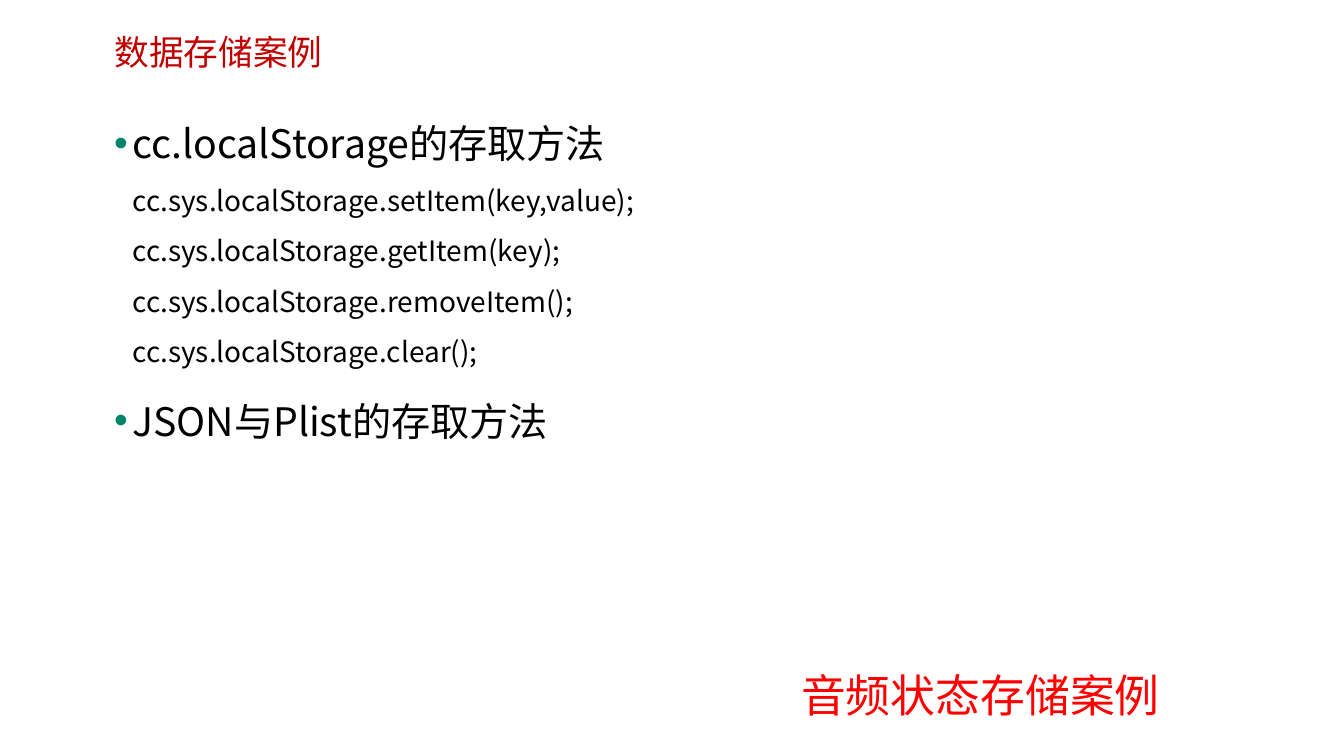
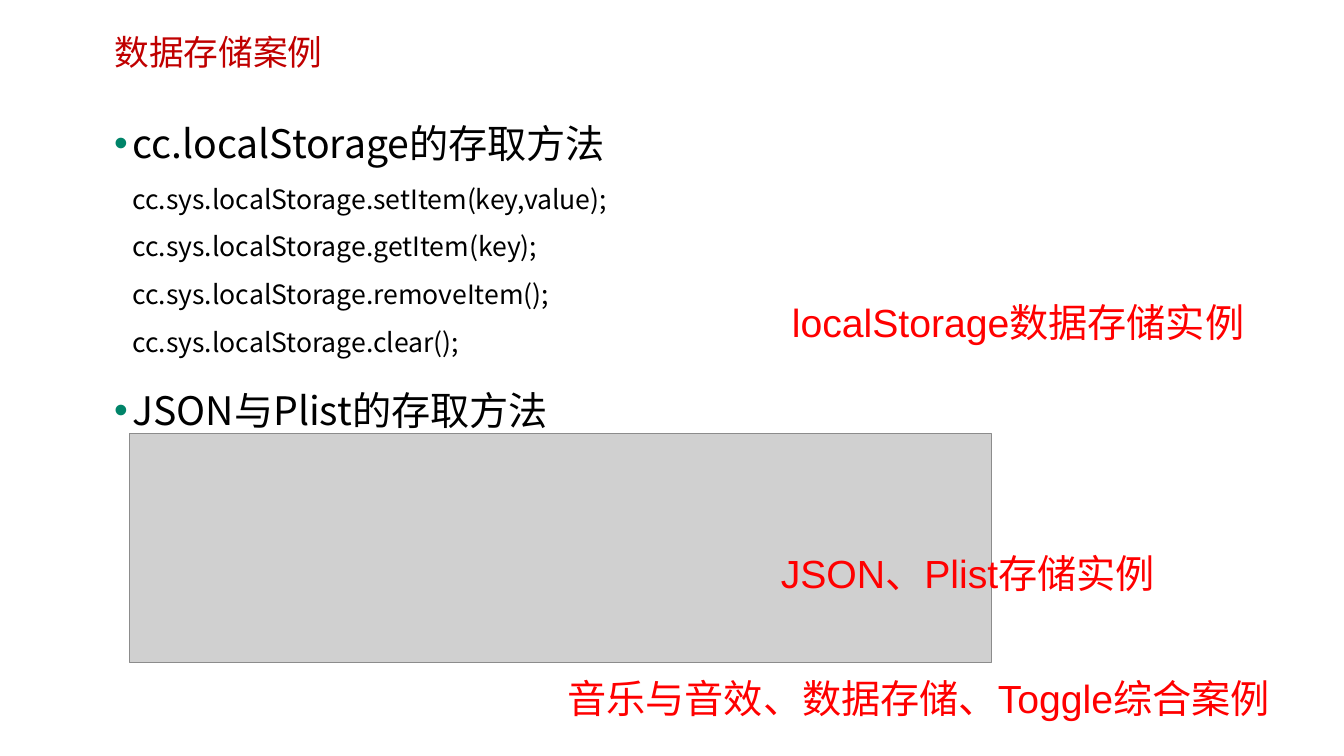
Before and after one commit to edu2act/course-H5-Animation-and-Game-Development, a slide deck: slide 7 of 课程PPT/（12）音乐音效与数据存储.ppt. Drawn at 1344x756 pixels with LibreOffice and Linux fonts; fonts in the diff are those of the drawing; grey boxes stand for pictures; background and template pictures are left out. Boxes give left, top, right and bottom in pixels: in the first picture for what was removed or moved away, otherwise in the second. Text is boxed around its words. In the diff, an @@ line names an element or a change of style, - is before the commit and + after.

```diff
--- a/课程PPT/（12）音乐音效与数据存储.ppt
+++ b/课程PPT/（12）音乐音效与数据存储.ppt
@@ text at box(133, 125, 607, 359): size 20 to 19 pt in "cc.sys.localStorage.setItem(key,value); cc.sys.localStorage. ..." @@
@@ text added at box(792, 306, 1244, 345), 28 pt, text #FF0000 @@
+localStorage数据存储实例
@@ picture added at box(129, 433, 990, 662) @@
@@ text added at box(781, 557, 1155, 596), 28 pt, text #FF0000 @@
+JSON、Plist存储实例
@@ text added at box(567, 680, 1269, 721), 28 pt, text #FF0000 @@
+音乐与音效、数据存储、Toggle综合案例
@@ text removed at box(801, 674, 1159, 716) @@
-音频状态存储案例
```
Also in this commit, not shown: 4 other slides changed, 2 other files.
